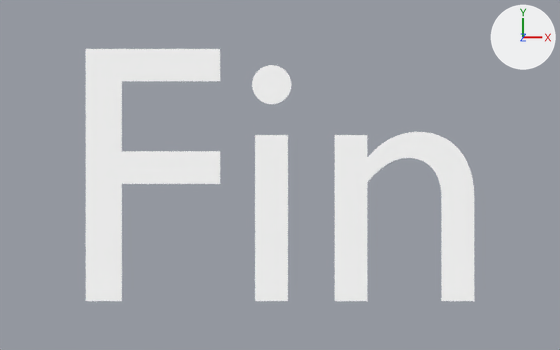
A saved change to the Blender file Movie/scenes/texte.blend.
Both versions are drawn from a 50 mm camera at (0.0, 0.0, 2.102) aimed at (0.0, 0.0, 0.0). Lighting does not change. The marker at upper right points along +X, +Y and +Z. The same objects are shown in both versions, whatever each file hides.

Names of what the first picture shows: 'Text_bonus'.
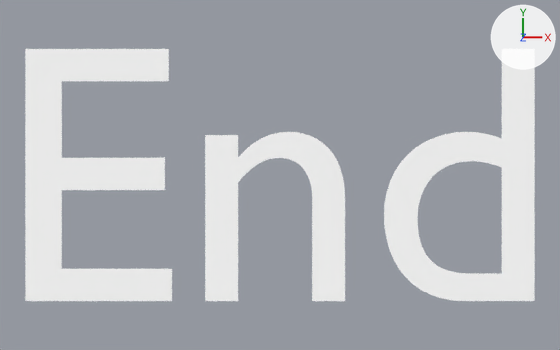
What differs and where, as boxes (x1, y1, x2, y2) in the pictures (560 x 350 px):
```json
{"object": "Text_bonus", "change": "text changed", "before": [86, 49, 474, 301], "after": [25, 49, 535, 301]}
```

The change, as JSON lines over the scene's bpy script:
```json
{"op": "set", "path": "txt_scene_1_first_text_003.body", "old": "'Fin'", "new": "'End'"}
{"op": "set", "path": "txt_scene_1_first_text_003.offset_x", "old": "-0.602", "new": "-0.763"}
```
